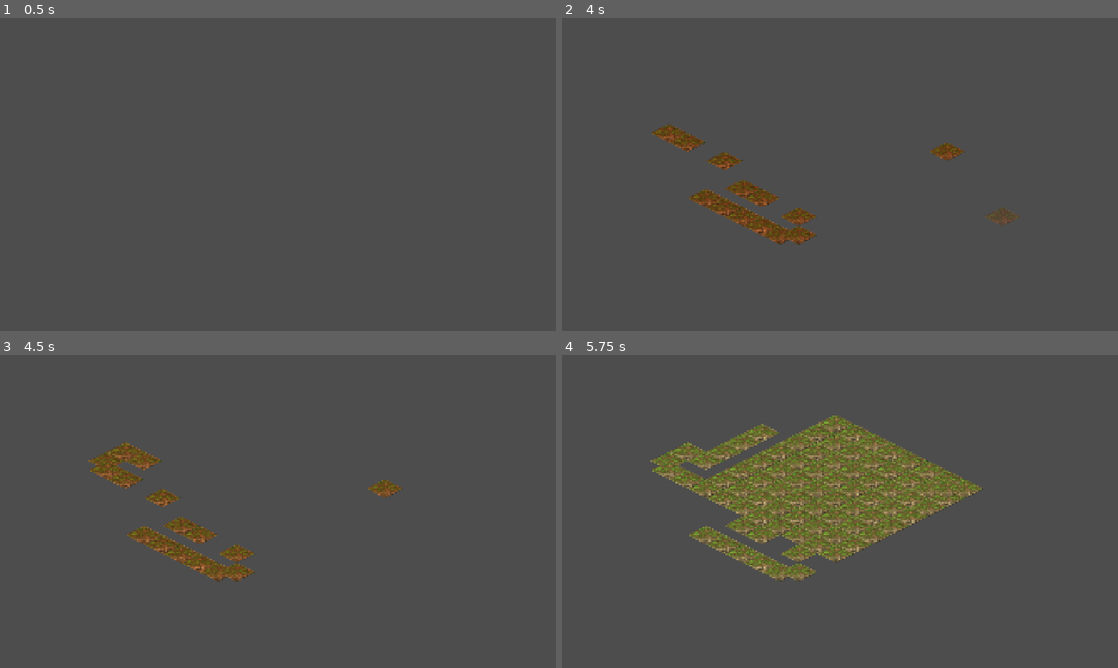
Above: before the commit, frames 1-4 (two rows, left to right).
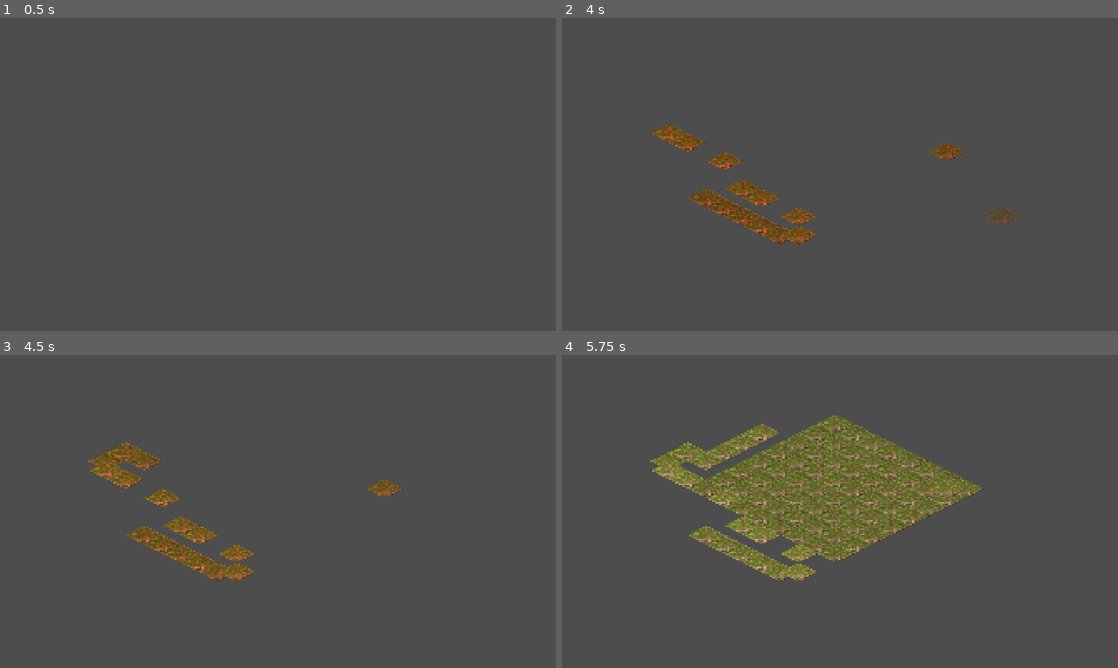
Above: after the commit, the same moments.

Repository: saman-mb/crusade-rts
Game: Godot game, scene res://src/nodes/map_system.tscn
Two runs of this game, one before a commit and one after it. Both use one fixed random seed, a clock stepped at 60 frames per second and the inputs below.
Inputs (mouse positions are in pixels of both pictures, inside the frame that each line leads up to):
- Up to frame 1 (0.5 s): no input
- Up to frame 2 (4 s): tap Enter at 0.5, 2 s; move the mouse to (962, 158) at 0.52 s; hold ] (dev_time_fwd) 0.53-1.25 s; tap S (cam_down) at 0.6 s; click (962, 158) at 0.67 s; tap Space at 1.25, 3.5 s; drag from (728, 190) to (812, 237) at 1.27 s; move the mouse to (895, 105) at 2.02 s; hold ] (dev_time_fwd) 2.03-2.75 s; tap D (cam_right) at 2.1 s; drag from (812, 237) to (673, 127) at 2.77 s; move the mouse to (1006, 221) at 3.52 s; hold [ (dev_time_back) from 3.53 s (still down); tap B at 3.6 s
- Up to frame 3 (4.5 s): tap F5 (dev_reload_map) at 4.15 s; release [ (dev_time_back) at 4.25 s; tap Enter at 4.25 s; drag from (111, 464) to (194, 433) at 4.27 s
- Up to frame 4 (5.75 s): tap Space at 5 s; move the mouse to (867, 511) at 5.02 s; hold [ (dev_time_back) from 5.03 s (still down); tap G at 5.1 s; click (867, 511) at 5.17 s; tap F6 (dev_save_map) at 5.65 s

Frame 1 is identical in both runs. In frame 2, less than 0.1% of the frame differs, in the area x 17-45%, y 35-72%; in frame 3, 0.1%; in frame 4, 0.2%, in the area x 16-45%, y 34-72%.

Commit message:
feat: elevation-aware shading — per-tier light ramp (#85)
Higher elevation tiers now catch progressively more light so a terraced
isometric map reads with believable height. Prior lighting (L1 normal atlas,
L2 ambient, L3 sun) lit every tier identically, flattening the elevation stack.

- src/core/elevation_shade.gd (new): pure ElevationShade model. shade_at(level)
  returns a per-tier modulate — tier 0 exactly neutral white (flat maps
  unchanged), higher tiers lifted ~+9% luminance/tier with a warm, sun-ward
  bias, clamped by MAX_LIFT so deep stacks never clip to white.
- src/nodes/map_system.gd: _apply_elevation_shading() writes shade_at(level)
  onto each elevation layer's modulate at _ready (and in-editor via @tool).
  Sets modulate ONLY — never position/y_sort_origin — so tier sorting (and the
  no-z-fighting guarantee) is untouched. Exposes elevation_shade_step /
  elevation_shade_tint tunables (step 0 opts out).
- src/core/tests/test_elevation_shade.gd (new): 18 asserts — ground neutral,
  monotonic brightness, warm bias, opaque alpha, zero-step opt-out, linear
  scaling, clamp.
- docs/LIGHTING.md (new): the L1–L4 stack + the L4 model, tunables, measured
  numbers, and the honest cliff-face-geometry caveat.

Because modulate multiplies with the L2 day/night CanvasModulate, tier contrast
persists proportionally across the whole day/night cycle.

Validated: full headless suite 1031/0 (18 new); clean --import; rendered offscreen
(Xvfb + software Vulkan) — mean grass luminance tier0 0.421 -> tier1 0.457
(+8.6%) -> tier2 0.494 (+17.2%), monotonic, no clipping; tier bands visibly
distinct side-by-side.

Closes #85.

Co-Authored-By: Claude Opus 4.8 (1M context) <noreply@anthropic.com>
Claude-Session: https://claude.ai/code/session_01Hp2DivcRsd4navWM56BXvQ

Diff:
--- /dev/null
+++ b/src/core/elevation_shade.gd
@@ -0,0 +1,50 @@
+class_name ElevationShade
+extends RefCounted
+## Pure elevation-aware shading model (Story L4, #85).
+##
+## The isometric map is a stack of flat TileMapLayers, one per elevation tier,
+## each lifted `ELEVATION_STEP_PX` higher than the one below (MapConstants). The
+## sun (L3) + normal atlas (L1) already give each diamond directional relief, and
+## the day/night CanvasModulate (L2) tints the whole world — but every tier is
+## lit identically, so a raised plateau reads as the same brightness as the flat
+## ground it sits on. This model adds the missing height cue: a per-tier
+## `modulate` ramp where HIGHER tiers catch progressively MORE light (brighter,
+## with a warm sun-ward bias), so a terraced map reads with believable height.
+##
+## It is deliberately node-free and static so the whole ramp contract is
+## headless-testable. `MapSystem` reads `shade_at(level)` once per layer into
+## `TileMapLayer.modulate`; because that modulate MULTIPLIES with the day/night
+## CanvasModulate, the tier contrast is preserved proportionally across the whole
+## day/night cycle (a raised tier stays relatively brighter at dusk and at
+## night), keeping the shading consistent with the L2/L3 lighting.
+##
+## Tier 0 is EXACTLY neutral white so existing single-tier maps render unchanged;
+## only raised tiers are lifted. The lift is a modulate slightly above 1.0
+## (Forward+ overbright), tuned to sculpt the step without blowing out mid-tones.
+
+## Per-level brighten added to the modulate (fraction of the tint color added per
+## tier). Tuned by rendered measurement (Story L4): ~+9% luminance per tier is a
+## clearly readable step above the flat ground (7% was borderline-imperceptible)
+## while the top tier stays well short of clipping the mid-tone grass to white.
+const DEFAULT_STEP := 0.09
+
+## Direction/color of the light added to higher tiers: warm, matching the L3 sun
+## bias (`sun_color` ~ (1.0, 0.96, 0.88)), so raised ground catches "more sun"
+## rather than a flat grey lift. Red >= blue keeps the lift warm.
+const DEFAULT_TINT := Color(1.0, 0.95, 0.85)
+
+## Safety ceiling on the accumulated lift so a deep stack cannot drive the
+## modulate arbitrarily bright (keeps the top tiers from clipping to pure white).
+const MAX_LIFT := 0.5
+
+
+## Modulate color for elevation `level` (0 = ground). Level 0 (or below) is
+## exactly neutral white so flat maps are unchanged; each higher tier adds
+## `step` worth of the warm `tint` (clamped by MAX_LIFT), yielding a modulate
+## slightly above 1.0 that brightens the tier and biases it warm.
+static func shade_at(level: int, step: float = DEFAULT_STEP,
+		tint: Color = DEFAULT_TINT) -> Color:
+	if level <= 0:
+		return Color(1.0, 1.0, 1.0, 1.0)
+	var lift := minf(step * float(level), MAX_LIFT)
+	return Color(1.0 + tint.r * lift, 1.0 + tint.g * lift, 1.0 + tint.b * lift, 1.0)
--- /dev/null
+++ b/src/core/tests/test_elevation_shade.gd
@@ -0,0 +1,91 @@
+extends GdTest
+## Pure-logic tests for ElevationShade (Story L4, #85): the per-tier modulate
+## ramp that makes higher elevation tiers catch more light. No Node deps.
+## Run: godot --headless --script res://src/core/tests/test_elevation_shade.gd
+
+
+func _run() -> void:
+	_test_ground_is_neutral()
+	_test_negative_level_is_neutral()
+	_test_higher_tiers_are_brighter()
+	_test_lift_is_warm_biased()
+	_test_alpha_always_opaque()
+	_test_zero_step_is_flat()
+	_test_custom_step_scales()
+	_test_lift_is_clamped()
+
+
+# --- helpers ---
+
+## Approximate Color equality (per-channel), with an expected/got diagnostic.
+func _c_eq(a: Color, b: Color, msg: String) -> void:
+	var close := (absf(a.r - b.r) < 0.0001 and absf(a.g - b.g) < 0.0001
+		and absf(a.b - b.b) < 0.0001 and absf(a.a - b.a) < 0.0001)
+	_ok(close, "%s: expected %s got %s" % [msg, b, a])
+
+## Perceptual-ish luminance so "brighter" is a single comparable number.
+func _lum(c: Color) -> float:
+	return 0.2126 * c.r + 0.7152 * c.g + 0.0722 * c.b
+
+
+# --- tests ---
+
+## Tier 0 (ground) is EXACTLY neutral white, so existing flat single-tier maps
+## render identically to pre-L4 (the modulate is a no-op there).
+func _test_ground_is_neutral() -> void:
+	_c_eq(ElevationShade.shade_at(0), Color(1, 1, 1, 1), "tier 0 modulate is neutral white")
+
+## Defensive: a negative level clamps to the neutral baseline, never darkens.
+func _test_negative_level_is_neutral() -> void:
+	_c_eq(ElevationShade.shade_at(-1), Color(1, 1, 1, 1), "negative level clamps to neutral")
+
+## The core contract: luminance rises strictly with elevation, so a higher tier
+## always reads as catching more light than the one below it.
+func _test_higher_tiers_are_brighter() -> void:
+	var l0 := _lum(ElevationShade.shade_at(0))
+	var l1 := _lum(ElevationShade.shade_at(1))
+	var l2 := _lum(ElevationShade.shade_at(2))
+	_ok(l1 > l0, "tier 1 brighter than tier 0 (%f > %f)" % [l1, l0])
+	_ok(l2 > l1, "tier 2 brighter than tier 1 (%f > %f)" % [l2, l1])
+	# The lift is above 1.0 (Forward+ overbright), not a darkening.
+	_ok(ElevationShade.shade_at(1).r > 1.0, "tier 1 modulate is > 1.0 (brighten, not darken)")
+
+## The added light is warm (sun-ward): red channel >= blue channel on raised
+## tiers, so higher ground catches "more sun" rather than a flat grey lift.
+func _test_lift_is_warm_biased() -> void:
+	var c1 := ElevationShade.shade_at(1)
+	var c2 := ElevationShade.shade_at(2)
+	_ok(c1.r >= c1.b, "tier 1 lift is warm (r %f >= b %f)" % [c1.r, c1.b])
+	_ok(c2.r >= c2.b, "tier 2 lift is warm (r %f >= b %f)" % [c2.r, c2.b])
+
+## Modulate stays fully opaque at every tier — shading must never bleed alpha.
+func _test_alpha_always_opaque() -> void:
+	for level in [0, 1, 2, 5]:
+		_ok(is_equal_approx(ElevationShade.shade_at(level).a, 1.0),
+			"tier %d modulate alpha is 1.0" % level)
+
+## step == 0 disables the height cue: every tier is neutral (opt-out path used by
+## the exported `elevation_shade_step = 0`).
+func _test_zero_step_is_flat() -> void:
+	for level in [0, 1, 2, 3]:
+		_c_eq(ElevationShade.shade_at(level, 0.0), Color(1, 1, 1, 1),
+			"step 0 keeps tier %d neutral" % level)
+
+## A custom step scales the lift linearly with level (before the clamp): tier 2
+## at step s lifts exactly twice as much over white as tier 1 at step s.
+func _test_custom_step_scales() -> void:
+	var step := 0.05
+	var tint := ElevationShade.DEFAULT_TINT
+	var d1 := ElevationShade.shade_at(1, step, tint).r - 1.0
+	var d2 := ElevationShade.shade_at(2, step, tint).r - 1.0
+	_ok(absf(d2 - 2.0 * d1) < 0.0001, "tier 2 lift is 2x tier 1 lift (%f vs %f)" % [d2, d1])
+	_ok(absf(d1 - tint.r * step) < 0.0001, "tier 1 red lift == tint.r * step")
+
+## A deep stack / large step cannot drive the lift past MAX_LIFT, so the top
+## tiers never clip arbitrarily bright.
+func _test_lift_is_clamped() -> void:
+	# step 0.2 * level 10 = 2.0 raw, clamped to MAX_LIFT.
+	var c := ElevationShade.shade_at(10, 0.2, Color(1, 1, 1))
+	var lift := c.r - 1.0
+	_ok(absf(lift - ElevationShade.MAX_LIFT) < 0.0001,
+		"lift clamps to MAX_LIFT (%f == %f)" % [lift, ElevationShade.MAX_LIFT])
--- a/src/nodes/map_system.gd
+++ b/src/nodes/map_system.gd
@@ -13,6 +13,23 @@
 ## edge tiles and the editor has room to paint outward before the bounds catch up.
 const CAMERA_BOUNDS_PAD_CELLS := 3
 
+## Per-tier brighten added to each elevation layer's modulate (Story L4, #85).
+## Feeds ElevationShade.shade_at; higher tiers catch more light. 0.0 disables the
+## height cue (every tier lit identically, as before L4).
+@export_range(0.0, 0.25, 0.005) var elevation_shade_step: float = ElevationShade.DEFAULT_STEP:
+	set(v):
+		elevation_shade_step = v
+		if is_node_ready():
+			_apply_elevation_shading()
+
+## Warm sun-ward color of the light added to higher tiers (Story L4, #85). Kept
+## consistent with the L3 sun tint so raised ground reads as catching more sun.
+@export var elevation_shade_tint: Color = ElevationShade.DEFAULT_TINT:
+	set(v):
+		elevation_shade_tint = v
+		if is_node_ready():
+			_apply_elevation_shading()
+
 @onready var elevation_layers: Array[TileMapLayer] = [
 	$Elevation0,
 	$Elevation1,
@@ -22,6 +39,7 @@
 
 func _ready() -> void:
 	_apply_elevation_offsets()
+	_apply_elevation_shading()
 	# Feed the camera its clamp bounds from the initial content, but only at
 	# runtime: the @tool pass must not mutate the instanced camera in the editor.
 	if not Engine.is_editor_hint():
@@ -38,6 +56,21 @@
 			layer.position = pos
 		if layer.y_sort_origin != origin:
 			layer.y_sort_origin = origin
+
+## Elevation-aware shading (Story L4, #85): tints each tier's layer `modulate`
+## brighter the higher it sits, so a terraced map reads with believable height.
+## Purely a CanvasItem tint — it does NOT touch position/y_sort_origin, so tier
+## sorting (and the no-z-fighting guarantee) is untouched. The modulate
+## MULTIPLIES with the DayNight ambient, so tier contrast persists across the
+## day/night cycle. Level 0 stays neutral, so flat single-tier maps are unchanged.
+func _apply_elevation_shading() -> void:
+	for level in elevation_layers.size():
+		var layer := elevation_layers[level]
+		if layer == null:
+			continue
+		var tint := ElevationShade.shade_at(level, elevation_shade_step, elevation_shade_tint)
+		if layer.modulate != tint:
+			layer.modulate = tint
 
 ## Returns the TileMapLayer for an elevation tier, or null if out of range.
 func get_elevation_layer(level: int) -> TileMapLayer:
Not shown, added: docs/LIGHTING.md
